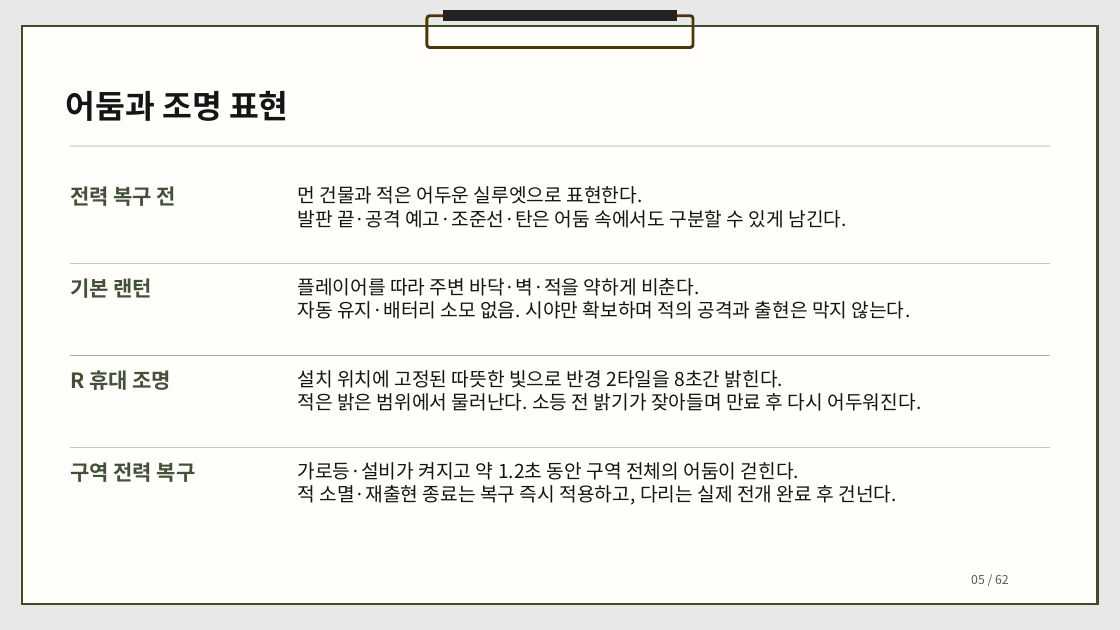
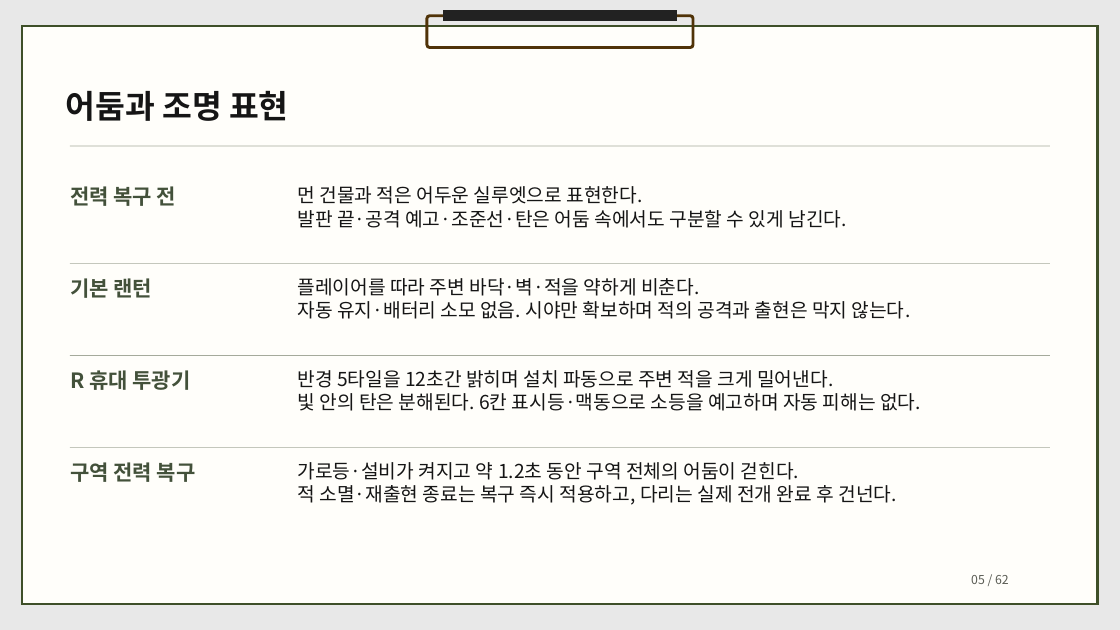
Before and after one commit to dbguswh/2Dgame_project, a slide deck: slide 5 of 2D게임프로그래밍 기획서.pptx. Drawn at 1120x630 pixels with LibreOffice and Linux fonts; fonts in the diff are those of the drawing. Boxes give left, top, right and bottom in pixels: in the first picture for what was removed or moved away, otherwise in the second. Text is boxed around its words. In the diff, an @@ line names an element or a change of style, - is before the commit and + after.

Commit message:
투광기 강화 수치·전투·시각 효과와 234개 검증을 PRD·기획서에 반영

```diff
--- a/2D게임프로그래밍 기획서.pptx
+++ b/2D게임프로그래밍 기획서.pptx
@@ text at [70,370,191,390]: text changed @@
-R 휴대 조명
+R 휴대 투광기
@@ text at [297,370,921,411]: text changed @@
-설치 위치에 고정된 따뜻한 빛으로 반경 2타일을 8초간 밝힌다.
-적은 밝은 범위에서 물러난다. 소등 전 밝기가 잦아들며 만료 후 다시 어두워진다.
+반경 5타일을 12초간 밝히며 설치 파동으로 주변 적을 크게 밀어낸다.
+빛 안의 탄은 분해된다. 6칸 표시등·맥동으로 소등을 예고하며 자동 피해는 없다.
```
Also in this commit, not shown: 7 other slides changed, 3 other files.
